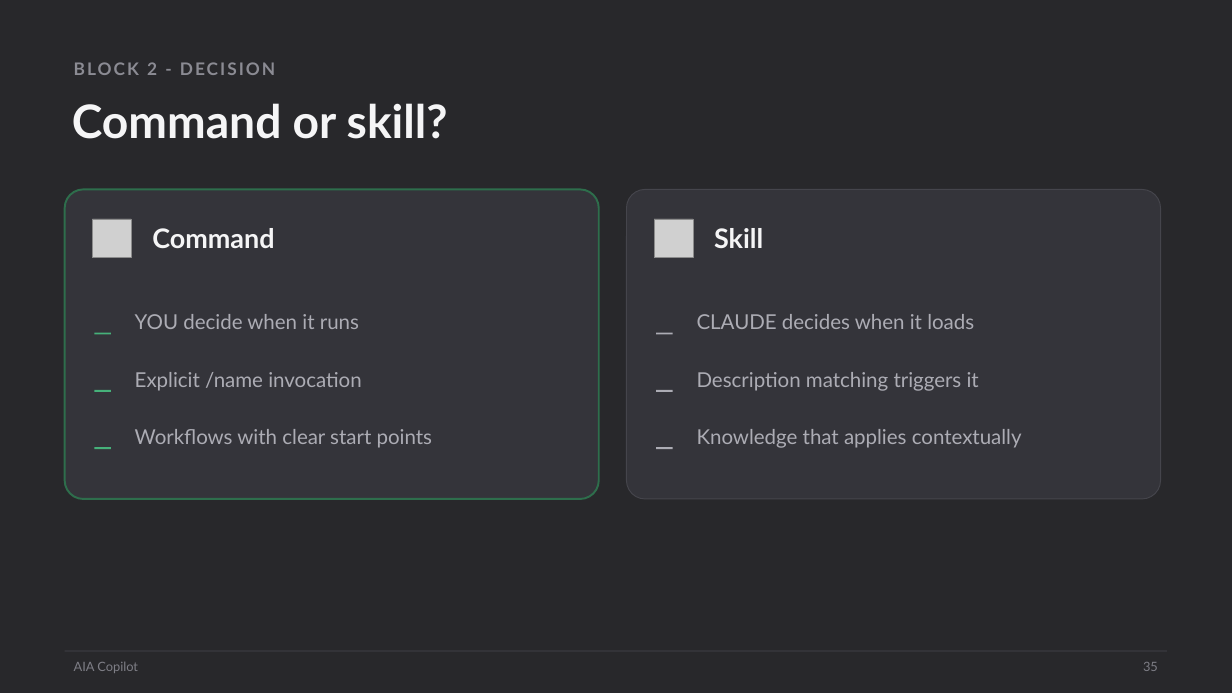
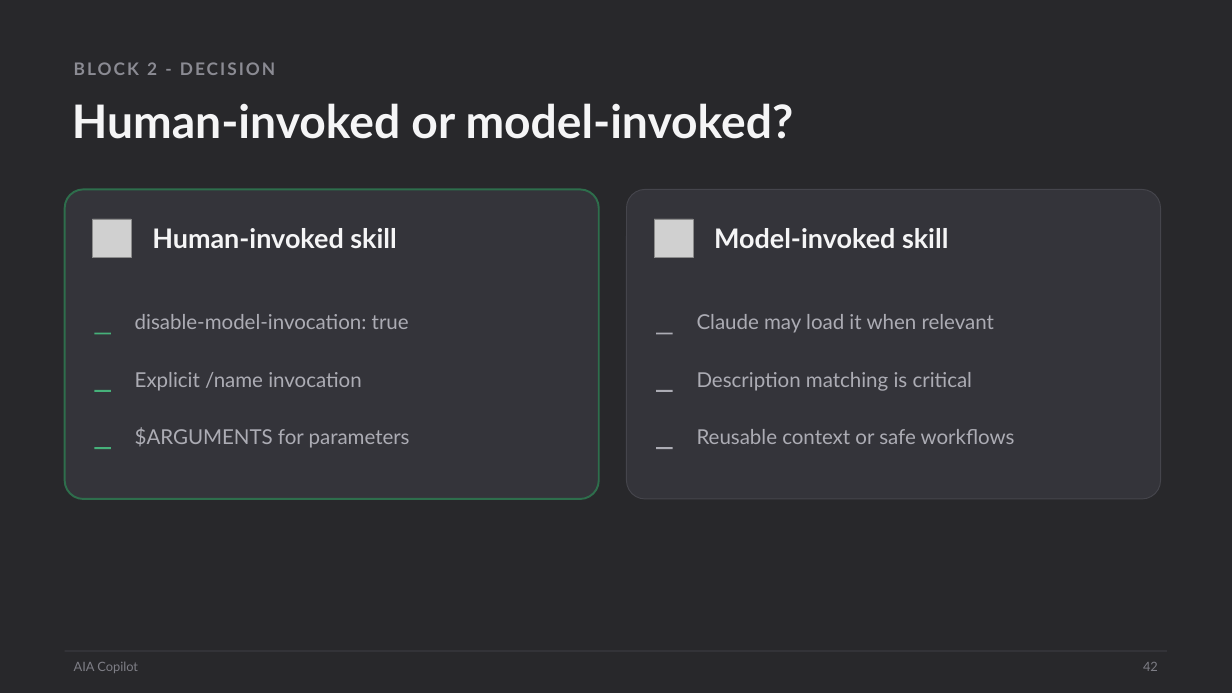
Before and after one commit to scottrhay/AIA-ClaudeCopilot, a slide deck: slide 42 of claude-code-3day/slides/Day2_Claude_Code_Extensions.pptx (slide 35 before the commit). Drawn at 1232x693 pixels with LibreOffice and Linux fonts; fonts in the diff are those of the drawing; grey boxes stand for pictures. Boxes give left, top, right and bottom in pixels: in the first picture for what was removed or moved away, otherwise in the second. Text is boxed around its words. In the diff, an @@ line names an element or a change of style, - is before the commit and + after.

```diff
--- a/claude-code-3day/slides/Day2_Claude_Code_Extensions.pptx
+++ b/claude-code-3day/slides/Day2_Claude_Code_Extensions.pptx
@@ text at <box>72,103,794,139</box>: text changed @@
-Command or skill?
+Human-invoked or model-invoked?
@@ text at <box>152,228,396,248</box>: text changed @@
-Command
+Human-invoked skill
@@ text at <box>714,228,948,248</box>: text changed @@
-Skill
+Model-invoked skill
@@ text at <box>135,314,409,329</box>: text changed @@
-YOU decide when it runs
+disable-model-invocation: true
@@ text at <box>697,314,994,333</box>: text changed @@
-CLAUDE decides when it loads
+Claude may load it when relevant
@@ text at <box>697,372,973,391</box>: text changed @@
-Description matching triggers it
+Description matching is critical
@@ text at <box>135,427,410,448</box>: text changed @@
-Workflows with clear start points
+$ARGUMENTS for parameters
@@ text at <box>697,429,1015,444</box>: text changed @@
-Knowledge that applies contextually
+Reusable context or safe workflows
@@ text at <box>1143,662,1158,671</box>: text changed @@
-35
+42
```
Also in this commit, not shown: 55 other slides changed, 14 slides added, 4 slides removed, 15 other files.
